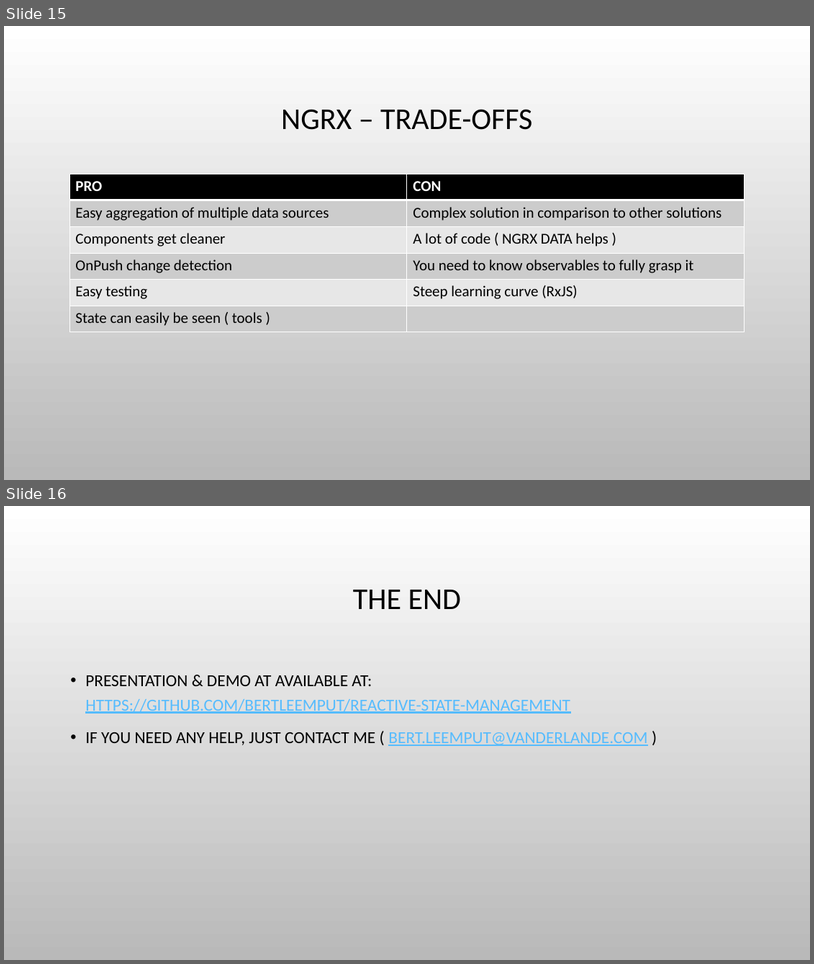
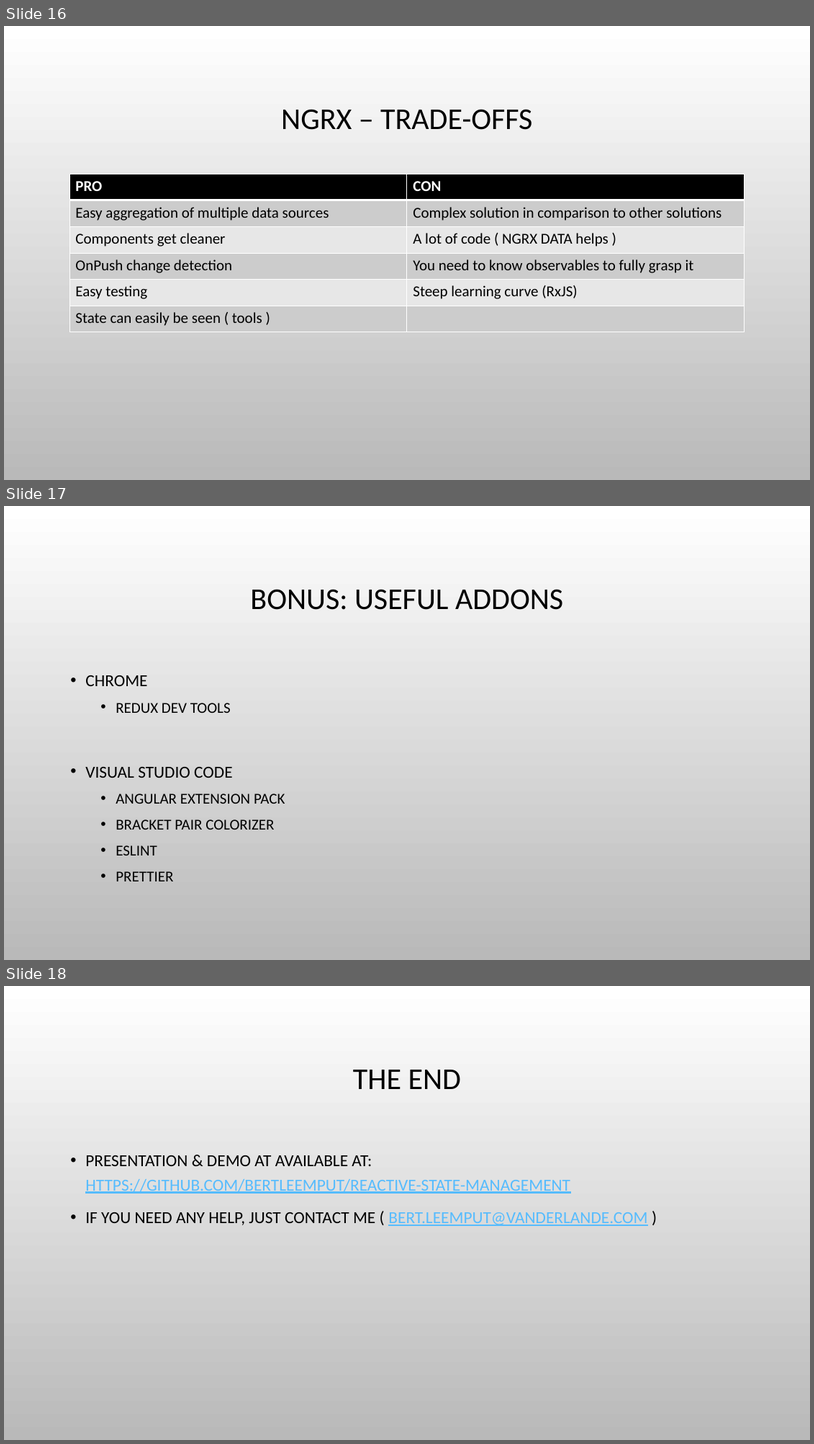
Before and after one commit to bertleemput/reactive-state-management, a slide deck: Reactive State Management.pptx. Shown one above the other, each under a label of ours: slides 15 and 16 before the commit, slides 16, 17 and 18 after it. The pictures are 814x964 and 814x1444 pixels, drawn with LibreOffice and Linux fonts; fonts in the diff are those of the drawing; background and template pictures are left out. Boxes give left, top, right and bottom in pixels: in the first picture for what was removed or moved away, otherwise in the second. Text is boxed around its words. In the diff, an @@ line names an element or a change of style, - is before the commit and + after.

```diff
--- a/Reactive State Management.pptx
+++ b/Reactive State Management.pptx
@@ slide 17 added at box(4, 506, 810, 960), background picture (left out) @@
@@ title added at box(250, 589, 563, 610), 36 pt, text #000000 @@
+BONUS: USEFUL ADDONS
@@ text added at box(85, 675, 285, 881), 18 pt, text #000000 @@
+• CHROME
+  • REDUX DEV TOOLS
+• VISUAL STUDIO CODE
+  • ANGULAR EXTENSION PACK
+  • BRACKET PAIR COLORIZER
+  • ESLINT
+  • PRETTIER
@@ what was slide 15 is now slide 16 @@
@@ what was slide 16 is now slide 18 @@
```
Also in this commit, not shown: 3 slides changed, 1 other slide added.
